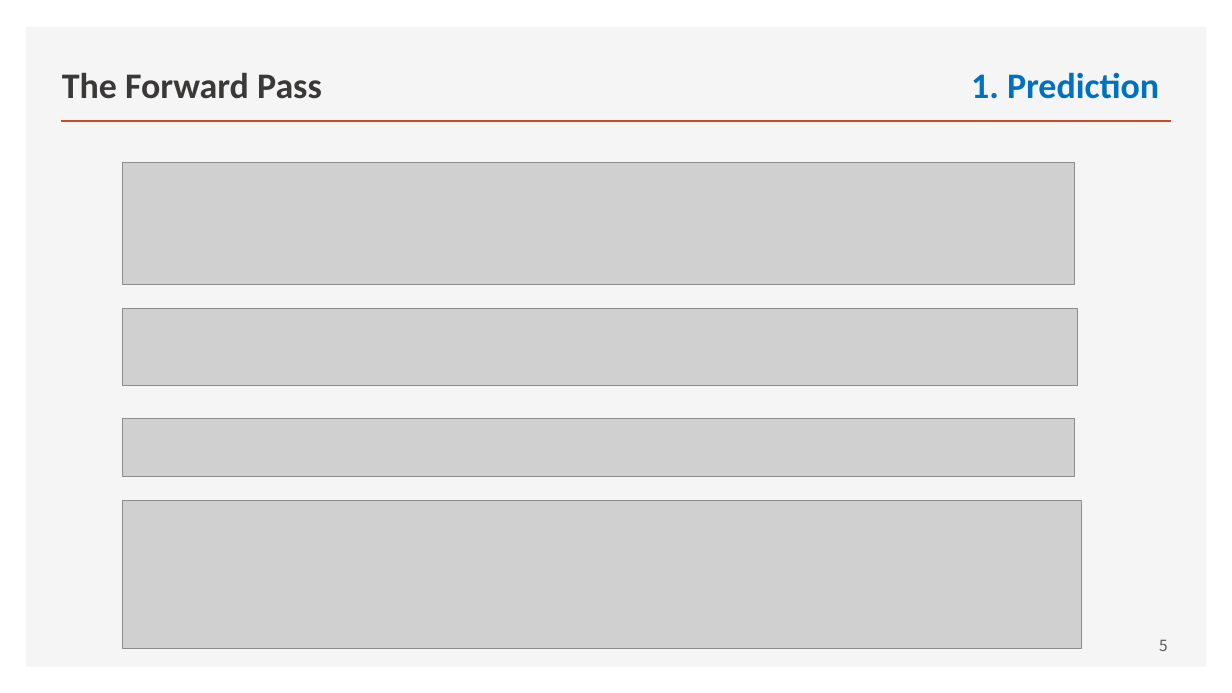
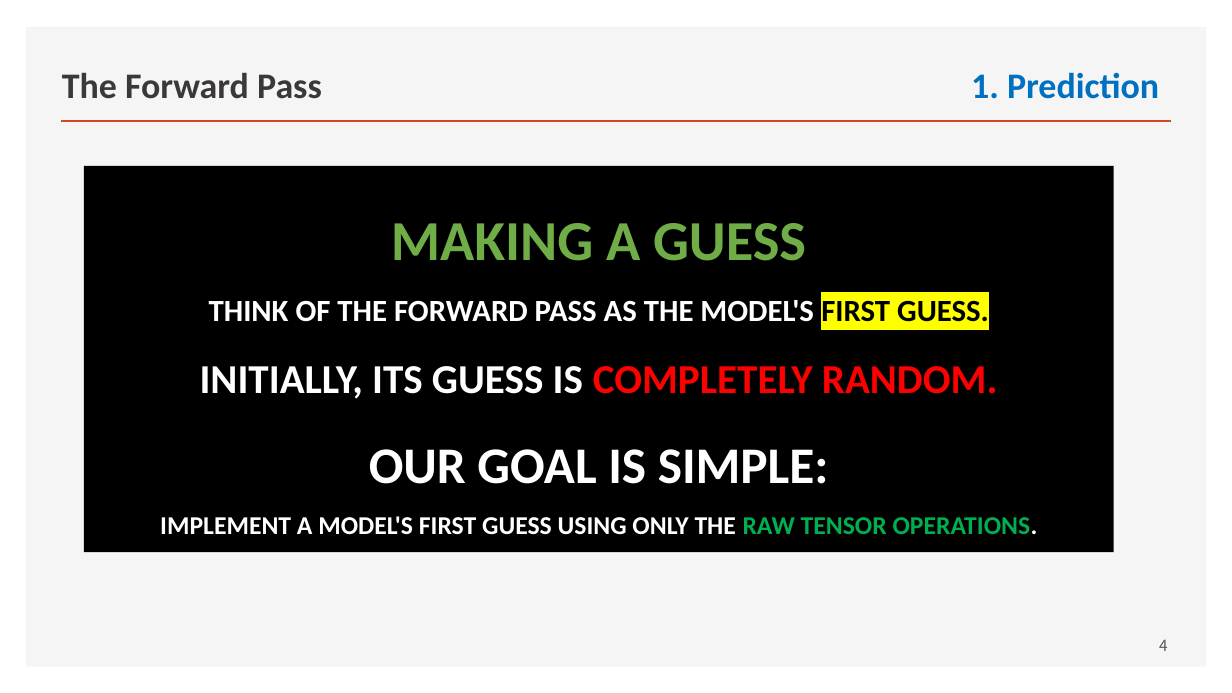
Before and after one commit to ancestor9/mathematics-for-machine-learning, a slide deck: slide 4 of Linear_Algebra/w5_02_Deep_Learning_with_pytorch.pptx (slide 5 before the commit). Drawn at 1232x693 pixels with LibreOffice and Linux fonts; fonts in the diff are those of the drawing; grey boxes stand for pictures. Boxes give left, top, right and bottom in pixels: in the first picture for what was removed or moved away, otherwise in the second. Text is boxed around its words. In the diff, an @@ line names an element or a change of style, - is before the commit and + after.

```diff
--- a/Linear_Algebra/w5_02_Deep_Learning_with_pytorch.pptx
+++ b/Linear_Algebra/w5_02_Deep_Learning_with_pytorch.pptx
@@ rectangle added at box(84, 166, 1114, 553), fill #000000, 20 pt, text #FFFFFF, bold @@
+MAKING A GUESS
+THINK OF THE FORWARD PASS AS THE MODEL'S FIRST GUESS.
+INITIALLY, ITS GUESS IS COMPLETELY RANDOM.
+OUR GOAL IS SIMPLE:
+IMPLEMENT A MODEL'S FIRST GUESS USING ONLY THE RAW TENSOR OPERATIONS.
@@ picture removed at box(122, 163, 1075, 285) @@
@@ picture removed at box(122, 308, 1078, 384) @@
@@ picture removed at box(122, 419, 1075, 477) @@
@@ picture removed at box(122, 501, 1081, 649) @@
@@ page number at box(1159, 639, 1168, 651): text changed @@
-5
+4
```
Also in this commit, not shown: 6 other slides changed, 1 slide removed.
